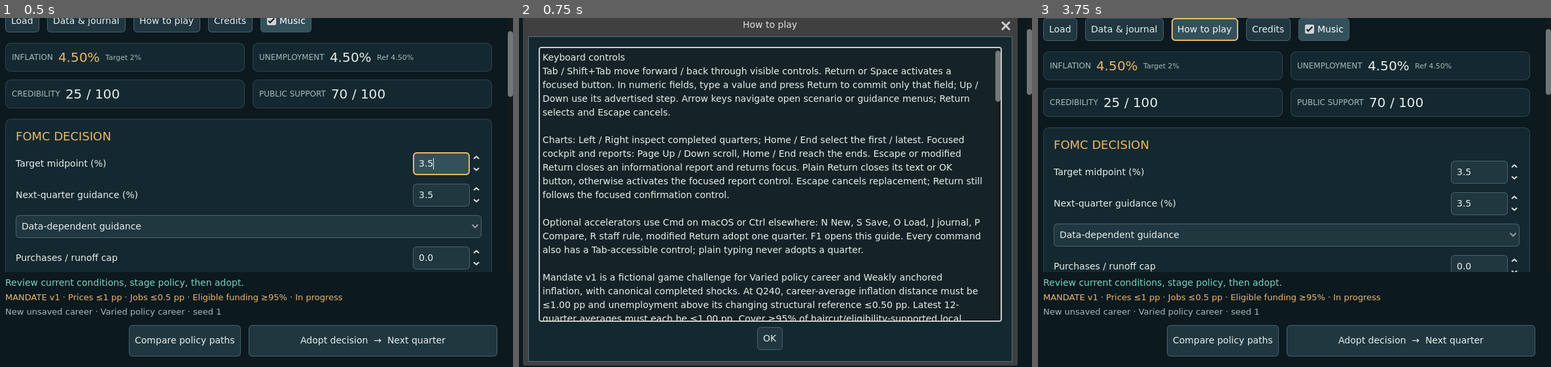
Above: before the commit, frames 1-3 (left to right).
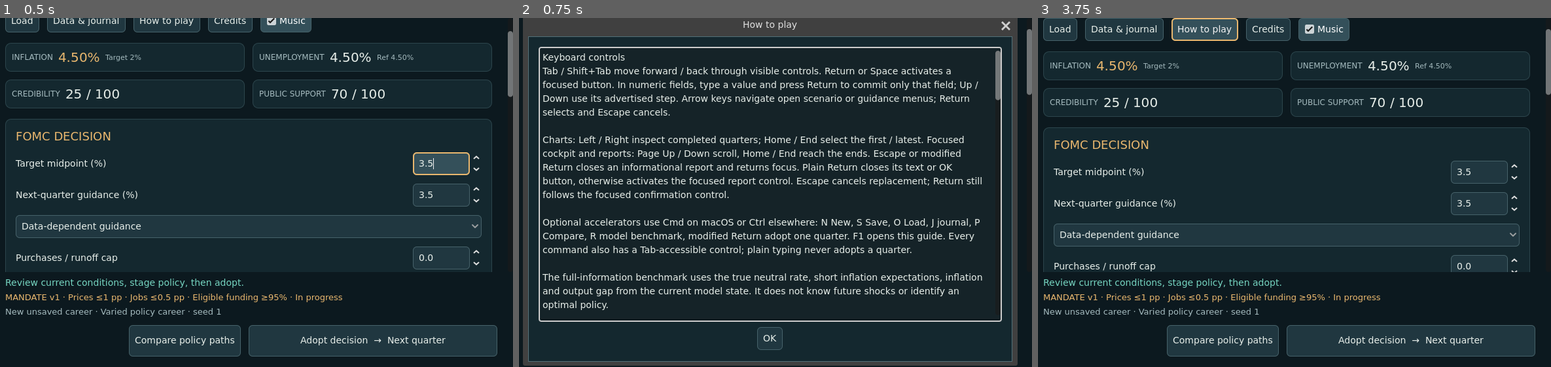
Above: after the commit, the same moments.

Repository: ihearttokyo/fed-chairman-game
Game: Godot game, scene res://main.tscn
Two runs of this game, one before a commit and one after it. Both use one fixed random seed, a clock stepped at 60 frames per second and the inputs below. Sound files missing from this copy of the repository are replaced by a short silence.
Inputs:
- Up to frame 1 (0.5 s): no input
- Up to frame 2 (0.75 s): click "How to play" at 0.5 s
- Up to frame 3 (3.75 s): click "How to play" at 1.25 s; click "Adopt decision → Next quarter" at 2 s; click "Adopt decision → Next quarter" at 2.75 s; click "OK" at 3.5 s

Frame 1 is identical in both runs. In frame 2, 4.6% of the frame differs, in the area x 4-94%, y 23-87%; in frame 3, nothing differs.

Commit message:
fix: disclose full-information benchmark assumptions

Diff:
--- a/game/play/main.gd
+++ b/game/play/main.gd
@@ -53,7 +53,8 @@
 var music_toggle: CheckBox
 var shutting_down := false
 
-const KEYBOARD_HELP := "Keyboard controls\nTab / Shift+Tab m …(775 unchanged characters)… S Save, O Load, J journal, P Compare, R staff rule, modified Return adopt one quarter. F1  …(108 unchanged characters)…
+const KEYBOARD_HELP := "Keyboard controls\nTab / Shift+Tab m …(775 unchanged characters)… S Save, O Load, J journal, P Compare, R model benchmark, modified Return adopt one quarter. F1  …(108 unchanged characters)…
+const BENCHMARK_HELP := "The full-information benchmark uses the true neutral rate, short inflation expectations, inflation and output gap from the current model state. It does not know future shocks or identify an optimal policy."
 
 func _ready() -> void:
 	get_tree().auto_accept_quit = false
@@ -601,7 +602,8 @@
 	liquidity = _spin(box, "Liquidity offer", 0, 5, 0.25, "Desired concurrent exposure, percent of current annual GDP. No offer ceiling. Borrower need, eligibility, haircut-adjusted collateral and settlement limit advances; loans do not create bank capital.")
 	liquidity.allow_greater = true
 	_label(box, "Asset and loan units: % of current annual GDP", 11, MUTED)
-	_button(box, "Use staff rate rule", _staff_rule, KEY_R)
+	var benchmark_button := _button(box, "Stage model benchmark", _staff_rule, KEY_R)
+	benchmark_button.tooltip_text = BENCHMARK_HELP
 	forecast_label = _label(box, "", 13, MINT)
 	forecast_label.custom_minimum_size.y = 114
 	forecast_label.autowrap_mode = TextServer.AUTOWRAP_WORD_SMART
@@ -870,7 +872,7 @@
 	_guidance_controls()
 	loading_controls = false
 	_preview()
-	status_label.text = "Staff benchmark selected. This simple rule is a comparison, not an optimal policy. Other tools are unchanged."
+	status_label.text = "Full-information benchmark staged; other tools unchanged."
 
 func _change_text(change: float, decimals := 1, unit := "points") -> String:
 	if change == 0:
@@ -1077,7 +1079,7 @@
 	var text := "REALIZED PATHS / Q%d–Q%d\nYour policy / Hold" % [compared.from_quarter + 1, compared.to_quarter]
 	if not staff.is_empty():
 		paths.append(staff)
-		text += " / Staff"
+		text += " / Model benchmark"
 	text += "\n\n"
 	for metric in [["Avg inflation distance", "inflation_miss", "%.3f", "pp", 1.0],
 		["Avg employment shortfall", "employment_shortfall", "%.3f", "pp", 1.0],
@@ -1092,7 +1094,8 @@
 		text += "\n"
 	else:
 		text += "\n%s\n\n" % compared.get("staff_error", "Staff reference unavailable.")
-	text += "References start at your actual Q%d state and use only shocks that already occurred. Hold holds %.2f%% and guides to that rate with data dependence. Staff applies the simple feedback rate rule w …(400 unchanged characters)…
+	text += "References start at your actual Q%d state and use only shocks that already occurred. Hold holds %.2f%% and guides to that rate with data dependence. Model benchmark applies the simple feedback rate rule w …(400 unchanged characters)…
+	text += BENCHMARK_HELP + "\n\n"
 	text += "Lower inflation distance from 2%% and employment shortfall mean lower costs on those separate measures. Only  …(403 unchanged characters)…
 	var assessment := career.mandate_assessment()
 	text += "\n\n" + _mandate_summary(assessment)
@@ -1159,7 +1162,7 @@
 	)
 
 func _help() -> void:
-	_text_dialog("How to play", KEYBOARD_HELP + _mandate_rules_text() + "\n\nYour role\n …(6021 unchanged characters)…
+	_text_dialog("How to play", KEYBOARD_HELP + BENCHMARK_HELP + "\n\n" + _mandate_rules_text() + "\n\nYour role\n …(6021 unchanged characters)…
 
 func _process(delta: float) -> void:
 	if city != null and not reduced_motion:
--- a/game/tests/ui_test.gd
+++ b/game/tests/ui_test.gd
@@ -118,6 +118,7 @@
 		await check_report_body(dialog, [])
 		if method == "_help":
 			var help_text: TextEdit = dialog.get_child(0)
+			check(help_text.text.contains("R model benchmark") and help_text.text.contains("full-information") and help_text.text.contains("true neutral rate") and help_text.text.contains("short inflation expectations"), "help identifies the benchmark shortcut and its model-only information assumptions")
 			check(help_text.text.contains("inflation reacts with a lag"), "help retains the inflation transmission lag explanation")
 			check(help_text.text.contains("2% objective and portfolio reference observations are source-backed") and help_text.t …(242 unchanged characters)…
 		dialog.get_ok_button().pressed.emit()
@@ -498,6 +499,11 @@
 	game.assets.value = 1.25
 	game.liquidity.value = 2.0
 	game._staff_rule()
+	var benchmark_buttons: Array = game.keyboard_controls.filter(func(control): return control is Button and control.text == "Stage model benchmark")
+	check(benchmark_buttons.size() == 1, "the action names a staged model benchmark rather than operational staff advice")
+	if benchmark_buttons.size() == 1:
+		check(benchmark_buttons[0].tooltip_text.contains("full-information") and benchmark_buttons[0].tooltip_text.contains("true neutral rate") and benchmark_buttons[0].tooltip_text.contains("short inflation expectations"), "benchmark tooltip exposes the exact hidden inputs without adding dashboard prose")
+	check(game.status_label.text.contains("Full-information benchmark staged"), "keyboard and pointer staging feedback disclose the full-information assumption")
 	check(game.commitment.selected == 0 and game.assets.value == 1.25 and game.liquidity.value == 2.0, "staff selection restores its guidance rule without changing other tools")
 	game._start_career("base", 417)
 	check(game.commitment.selected == 0 and game.inflation_response.value == game.career.params.policy_inflation_response, "new career restores known guidance defaults")
@@ -785,14 +791,14 @@
 		game.rate.get_line_edit().grab_focus()
 		game._review()
 		var dialog: AcceptDialog = game.get_child(game.get_child_count() - 1)
-		await check_report_body(dialog, ["Your policy / Hold / Staff", "Avg inflation distance", "Avg employment shortfall", "Avg uncovered funding", "Ending credibility", "Ending public support"])
+		await check_report_body(dialog, ["Your policy / Hold / Model benchmark", "Avg inflation distance", "Avg employment shortfall", "Avg uncovered funding", "Ending credibility", "Ending public support"])
 		var bodies := dialog.find_children("*", "TextEdit", true, false)
 		if bodies.size() == 1:
 			var body: TextEdit = bodies[0]
 			check_review_staff_metrics(body, compared)
 			check(dialog.title == "Your %d-quarter policy review" % game.career.decisions.size() and body.text.contains("REALIZED PATHS / Q1–Q%d" % game.career.decisions.size()), "realized staff review labels the completed interval, not a future horizon")
 			check(body.text.contains("your actual Q0 state") and body.text.contains("already occurred"), "all realized references disclose their matched starting state and completed shocks")
-			check(body.text.to_lower().contains("staff") and body.text.to_lower().contains("feedback") and body.text.contains("data dependence"), "staff reference discloses its simple feedback rate and data-dependent guidance")
+			check(body.text.contains("full-information") and body.text.contains("true neutral rate") and body.text.contains("short inflation expectations") and body.text.to_lower().contains("feedback") and body.text.contains("data dependence"), "benchmark reference discloses its hidden inputs, feedback rate and data-dependent guidance")
 			check(body.text.contains("holds %.2f%%" % compared.hold_rate) and body.text.contains("no new asset flows or loans"), "hold and staff references disclose passive discretionary tools")
 			check(body.text.contains("Default reinvestment and reserve maintenance stay on; sterilization stays off") and body.text.contains("Principal and short-loan repayments still settle"), "realized references disclose default switches and settlement timing")
 			check(body.text.contains("not a forecast or proof of optimal policy"), "realized staff comparison makes no forecast or optimality claim")
Not shown, changed: game/README.md
